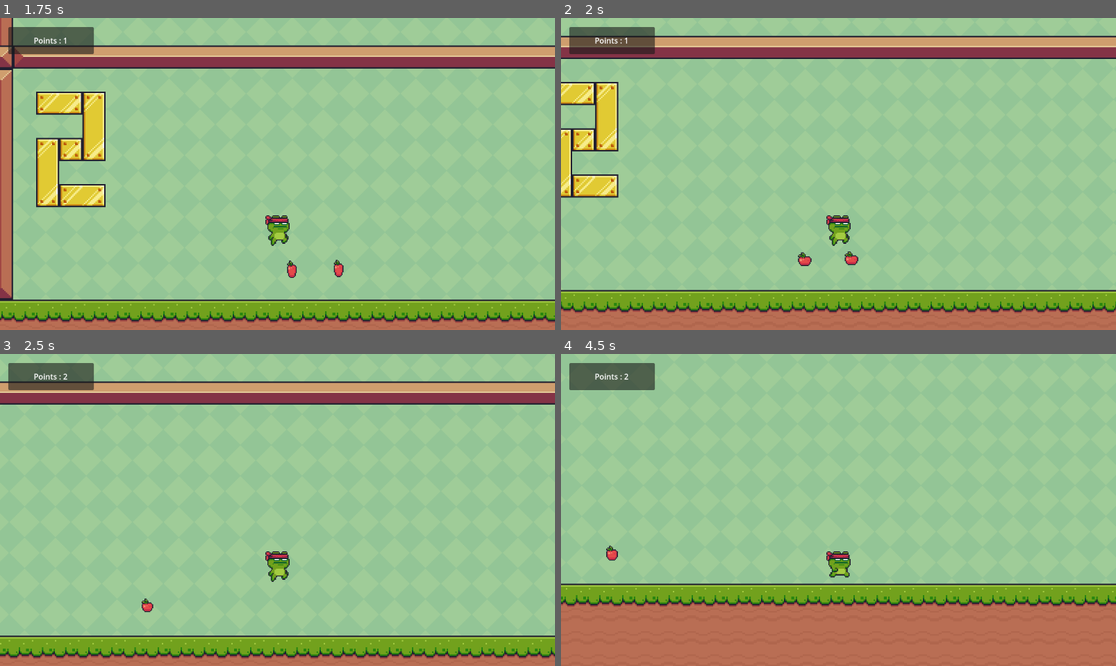
Above: before the commit, frames 1-4 (two rows, left to right).
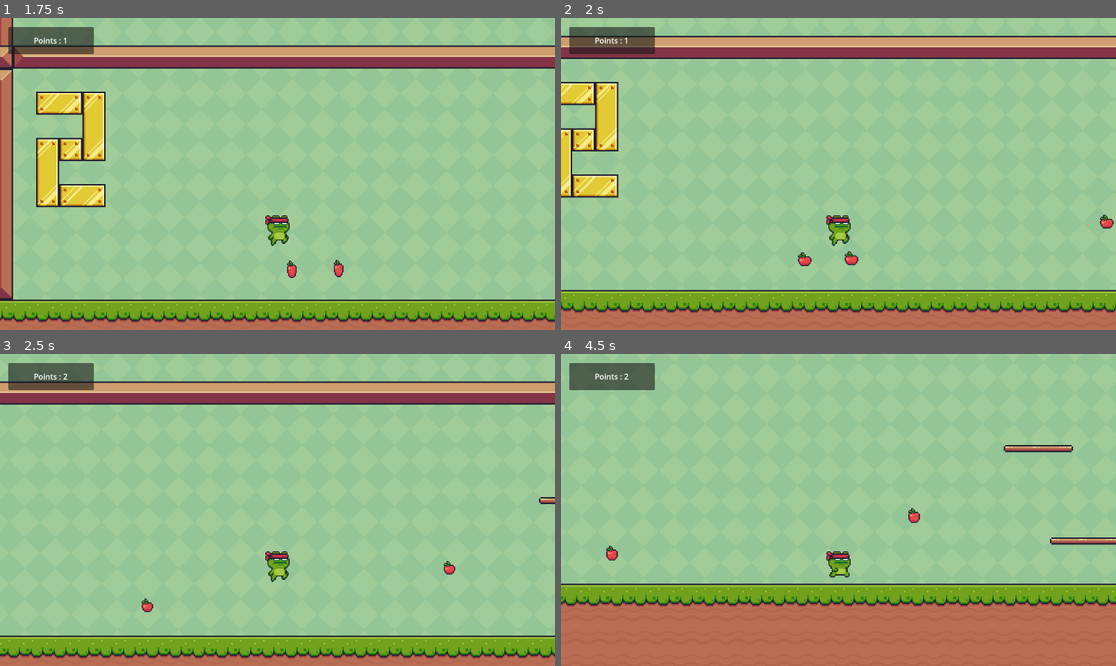
Above: after the commit, the same moments.

Repository: Juxyo/platformer_AI
Game: Godot game, scene res://Scenes/main_menu.tscn
The game is run twice, just before and just after one commit, with the same random seed, the same clock (stepped at 60 frames per second) and the same inputs.
Inputs:
- Up to frame 1 (1.75 s): click "Level 2" at 0.5 s; hold Right (right) from 1.28 s (still down); tap Space (jump) at 1.52 s
- Up to frame 2 (2 s): keep holding Right (right)
- Up to frame 3 (2.5 s): keep holding Right (right); tap Space (jump) at 2.27 s
- Up to frame 4 (4.5 s): release Right (right) at 2.78 s; hold Left (left) 2.78-3.53 s; hold Right (right) from 3.53 s (still down); tap Space (jump) at 3.77 s

Frame 1 is identical in both runs. In frame 2, less than 0.1% of the frame differs, in the area x 97-100%, y 63-68%; in frame 3, 0.1%; in frame 4, 0.7%, in the area x 62-100%, y 29-62%.

Commit message:
populate level 2

Diff:
--- a/Scenes/Level2.tscn
+++ b/Scenes/Level2.tscn
@@ -616,7 +616,7 @@
 scale = Vector2(3, 3)
 tile_set = SubResource("TileSet_8y73x")
 format = 2
-layer_0/tile_data = PackedInt32Array(786432, 458752, 0, 8519 …(10158 unchanged characters)… , 458756, 1245184, 8, 458755, 1114112, 8)
+layer_0/tile_data = PackedInt32Array(786432, 458752, 0, 8519 …(10158 unchanged characters)… , 458756, 1245184, 8, 458755, 1114112, 8, 655392, 1114112, 1, 655393, 1179648, 1, 655394, 1245184, 1, 393246, 1114112, 1, 393247, 1179648, 1, 393248, 1245184, 1, 524327, 1114112, 1, 524328, 1179648, 1, 524329, 1245184, 1, 524335, 1114112, 1, 524336, 1179648, 1, 524337, 1245184, 1, 655403, 1114112, 1, 655404, 1179648, 1, 655405, 1245184, 1)
 
 [node name="CharacterBody2D" parent="GameScenes" instance=ExtResource("4_sqlge")]
 position = Vector2(-6, 7)
@@ -659,3 +659,12 @@
 text = "Points : 0"
 horizontal_alignment = 1
 vertical_alignment = 1
+
+[node name="Area2D" parent="." instance=ExtResource("5_cyp7f")]
+position = Vector2(1251, 432)
+
+[node name="Area2D2" parent="." instance=ExtResource("5_cyp7f")]
+position = Vector2(1728, 203)
+
+[node name="Area2D3" parent="." instance=ExtResource("5_cyp7f")]
+position = Vector2(2184, 222)
